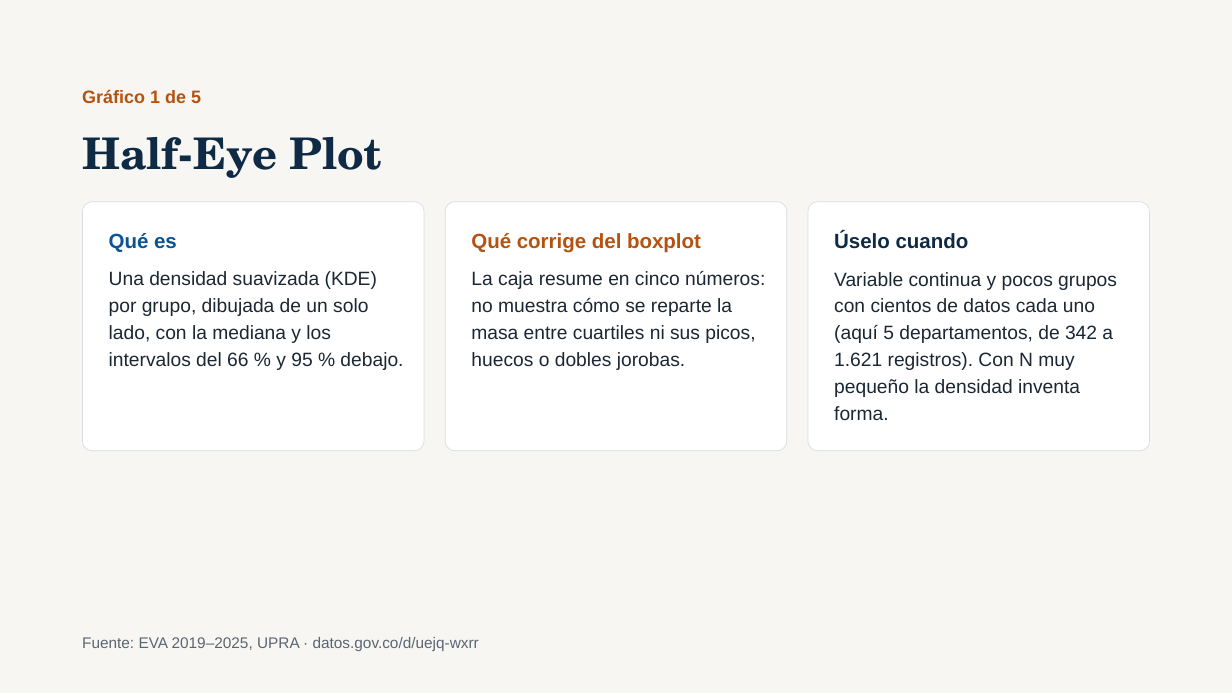
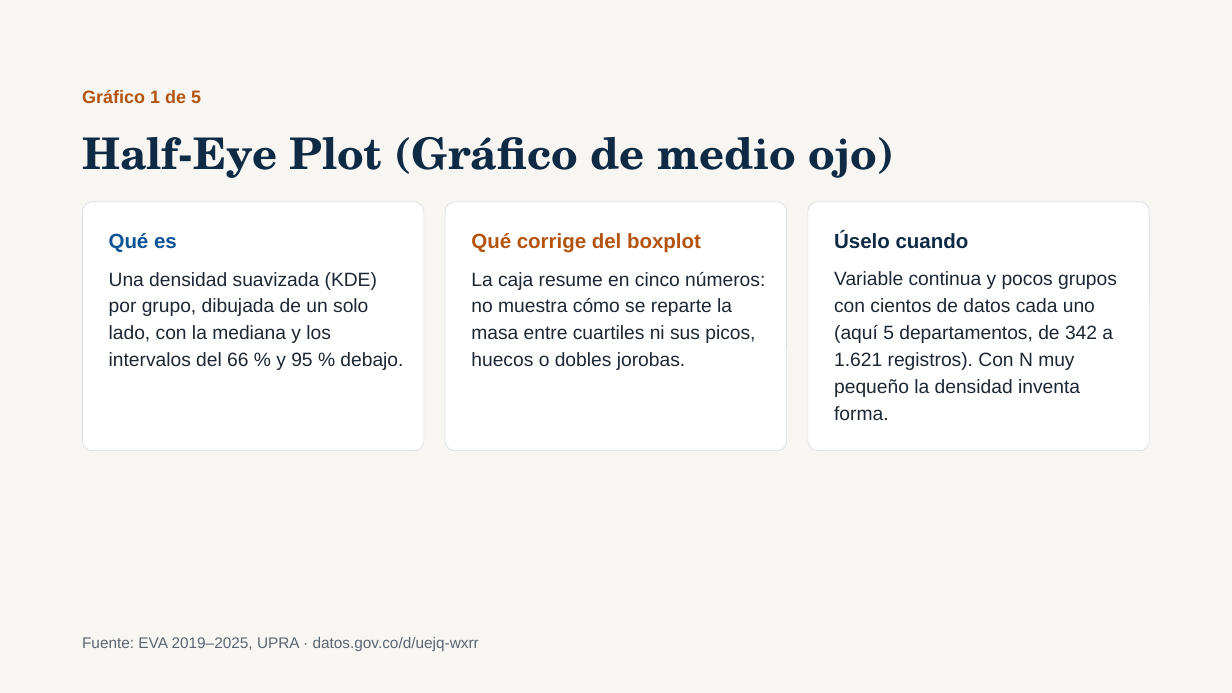
Before and after one commit to Breinersmartinez/statistical-distribution-visualizations, a slide deck: slide 2 of presentation/Cinco variaciones modernas del diagrama de caja y bigotes.pptx. Drawn at 1232x693 pixels with LibreOffice and Linux fonts; fonts in the diff are those of the drawing. Boxes give left, top, right and bottom in pixels: in the first picture for what was removed or moved away, otherwise in the second. Text is boxed around its words. In the diff, an @@ line names an element or a change of style, - is before the commit and + after.

```diff
--- a/presentation/Cinco variaciones modernas del diagrama de caja y bigotes.pptx
+++ b/presentation/Cinco variaciones modernas del diagrama de caja y bigotes.pptx
@@ title at box(82, 137, 894, 178): text changed @@
-Half-Eye Plot
+Half-Eye Plot (Gráfico de medio ojo)
```
Also in this commit, not shown: 5 other slides changed.
